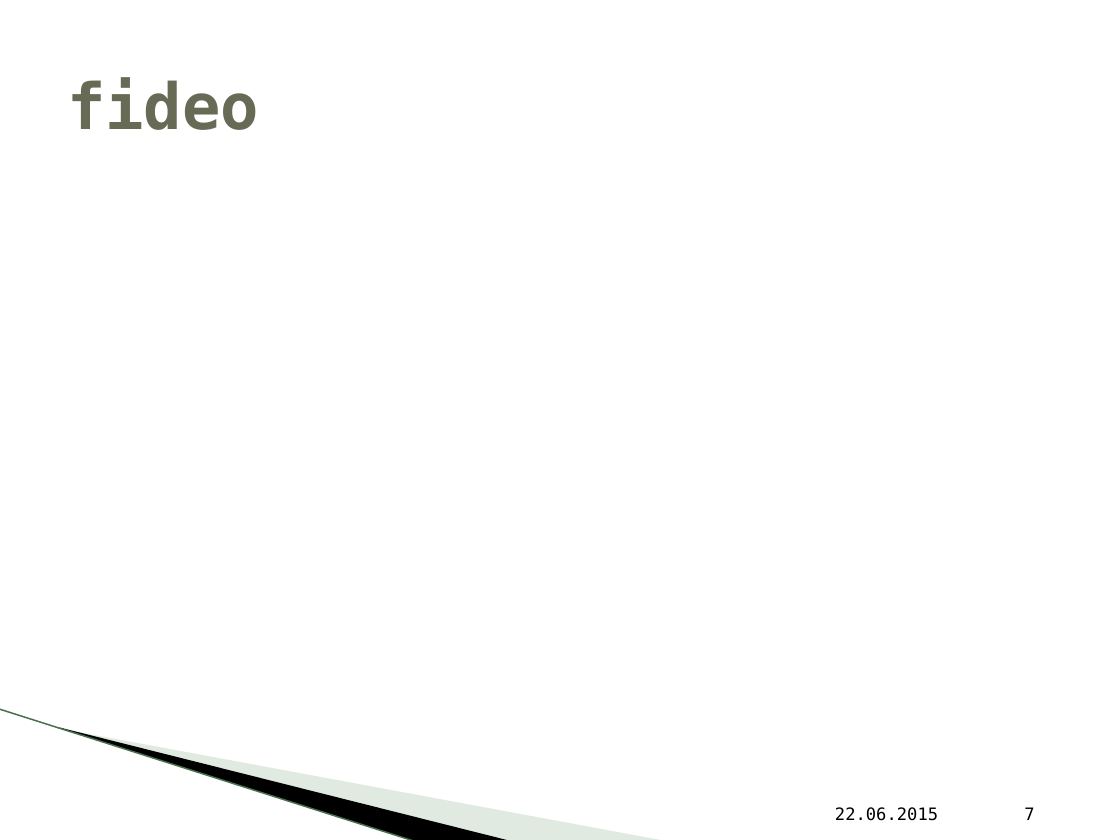
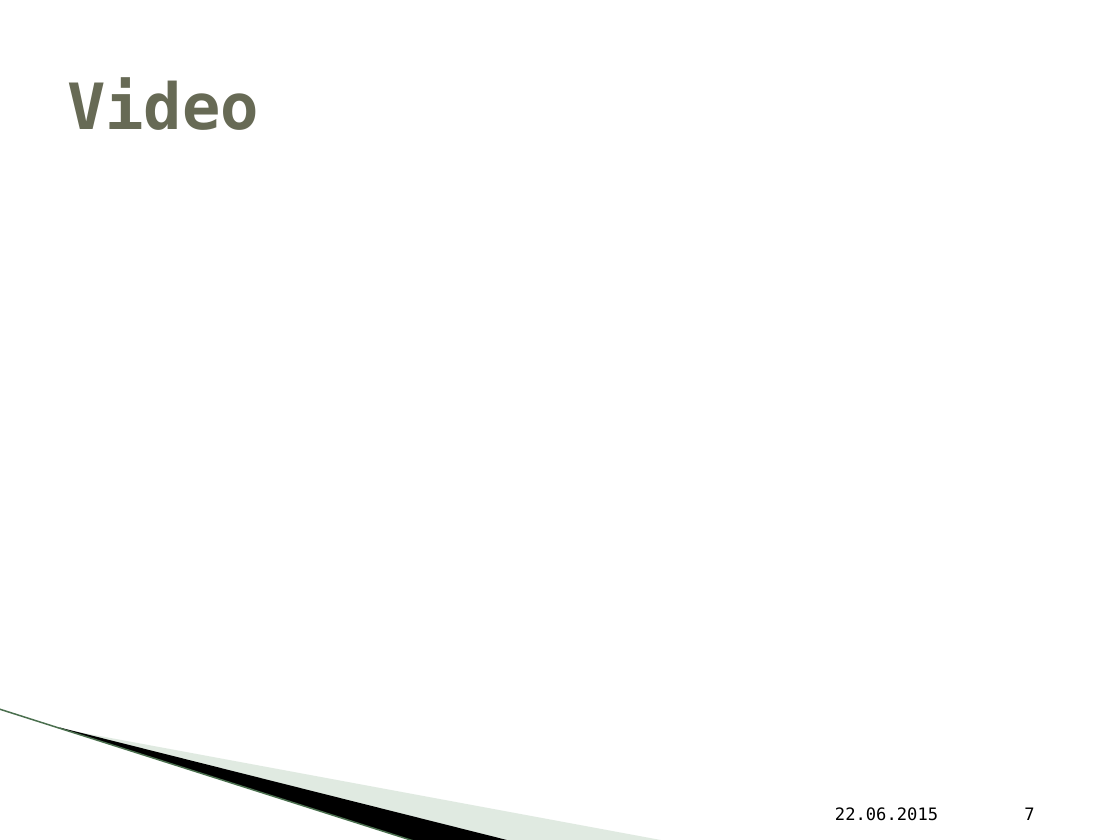
Before and after one commit to vikwin/HAW-LernendeAgenten_RC, a slide deck: slide 7 of Präsentation/LARC_Abschlusspräsentation.pptx. Drawn at 1120x840 pixels with LibreOffice and Linux fonts; fonts in the diff are those of the drawing; background and template pictures are left out. Boxes give left, top, right and bottom in pixels: in the first picture for what was removed or moved away, otherwise in the second. Text is boxed around its words. In the diff, an @@ line names an element or a change of style, - is before the commit and + after.

```diff
--- a/Präsentation/LARC_Abschlusspräsentation.pptx
+++ b/Präsentation/LARC_Abschlusspräsentation.pptx
@@ title at (x1=67, y1=77, x2=259, y2=130): text changed @@
-fideo
+Video
```
Also in this commit, not shown: 3 other slides changed, 5 slides removed.
